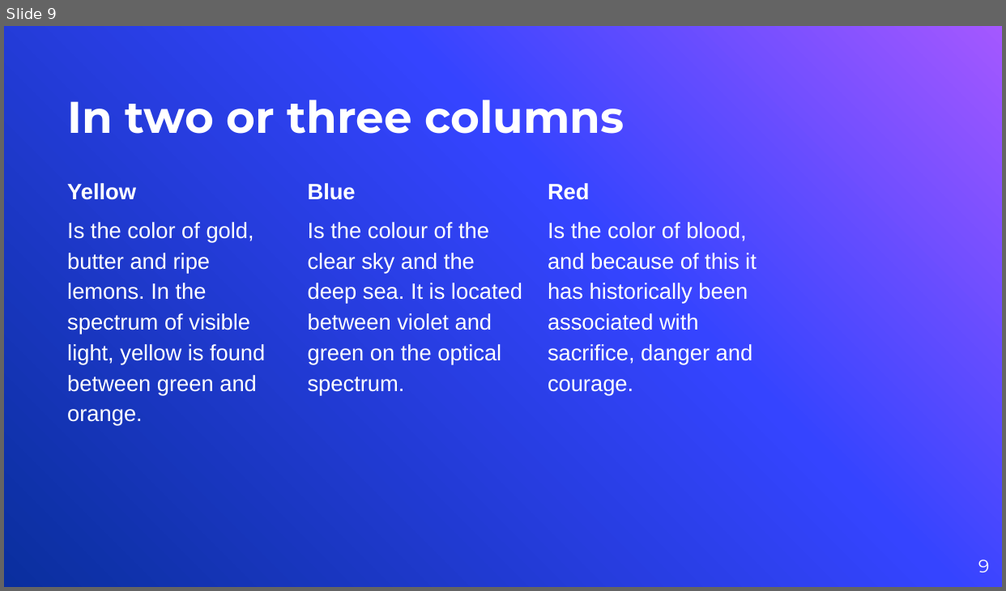
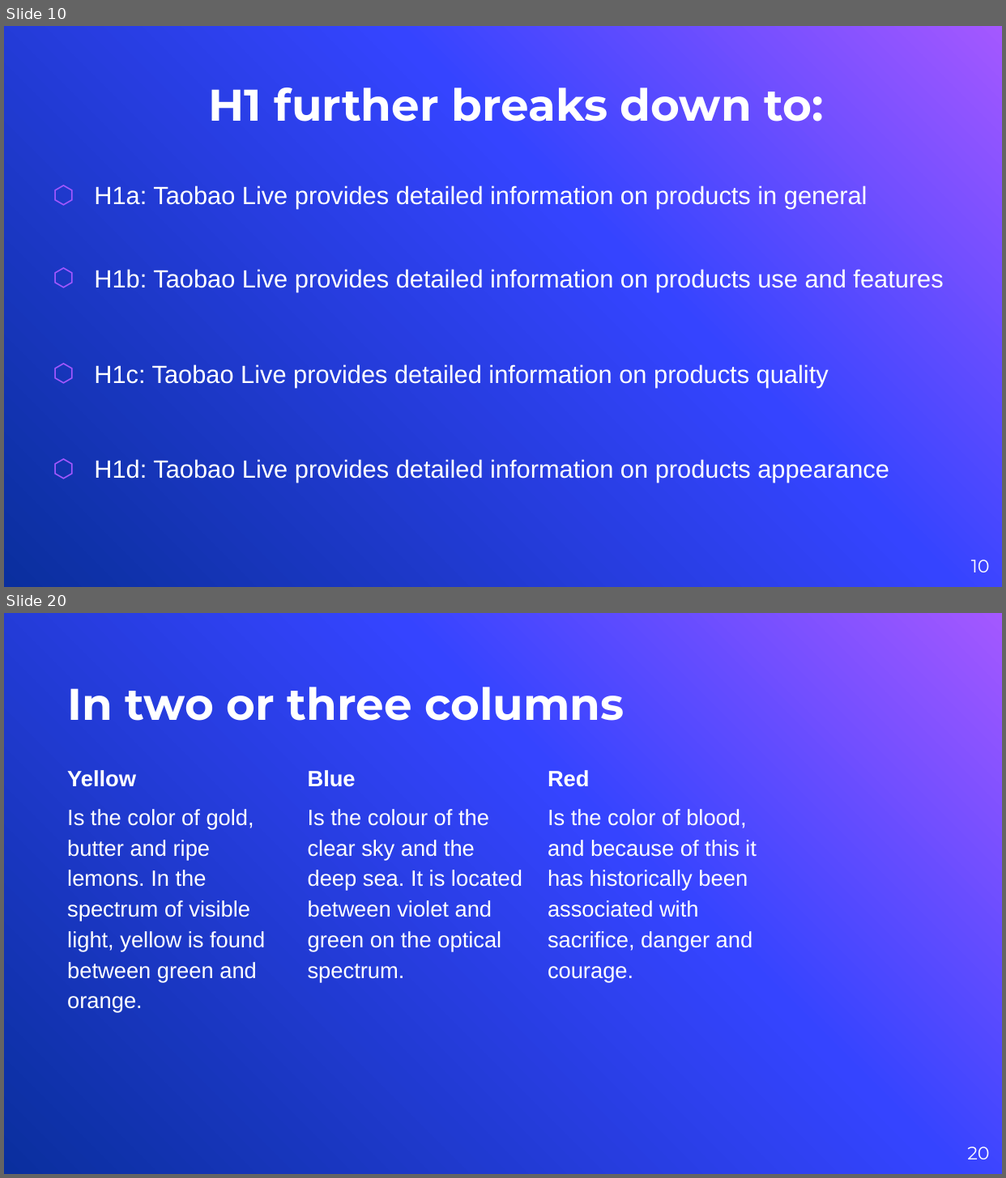
Before and after one commit to vyacheslav-polyakov/thesis, a slide deck: !Defense Slides.pptx. Shown one above the other, each under a label of ours: slide 9 before the commit, slides 10 and 20 after it; the slides between them are not shown. The pictures are 1006x591 and 1006x1178 pixels, drawn with LibreOffice and Linux fonts; fonts in the diff are those of the drawing; background and template pictures are left out. Boxes give left, top, right and bottom in pixels: in the first picture for what was removed or moved away, otherwise in the second. Text is boxed around its words. In the diff, an @@ line names an element or a change of style, - is before the commit and + after.

```diff
--- a/!Defense Slides.pptx
+++ b/!Defense Slides.pptx
@@ slide 10 added at (x1=4, y1=26, x2=1002, y2=587), background picture (left out) @@
@@ title added at (x1=209, y1=88, x2=823, y2=122), 32 pt, text #FFFFFF, bold @@
+H1 further breaks down to:
@@ text added at (x1=94, y1=186, x2=867, y2=209), 18 pt, text #FFFFFF @@
+⬡ H1a: Taobao Live provides detailed information on products in general
@@ text added at (x1=94, y1=269, x2=943, y2=292), 18 pt, text #FFFFFF @@
+⬡ H1b: Taobao Live provides detailed information on products use and features
@@ text added at (x1=94, y1=365, x2=829, y2=387), 18 pt, text #FFFFFF @@
+⬡ H1c: Taobao Live provides detailed information on products quality
@@ text added at (x1=94, y1=459, x2=889, y2=483), 18 pt, text #FFFFFF @@
+⬡ H1d: Taobao Live provides detailed information on products appearance
@@ page number added at (x1=971, y1=560, x2=990, y2=573), 13 pt, text #FFFFFF @@
+10
@@ what was slide 9 is now slide 20 @@
@@ page number at (x1=967, y1=1147, x2=989, y2=1160): text changed @@
-9
+20
```
Also in this commit, not shown: 5 slides changed, 18 other slides added, 10 slides removed, 30 other files.
